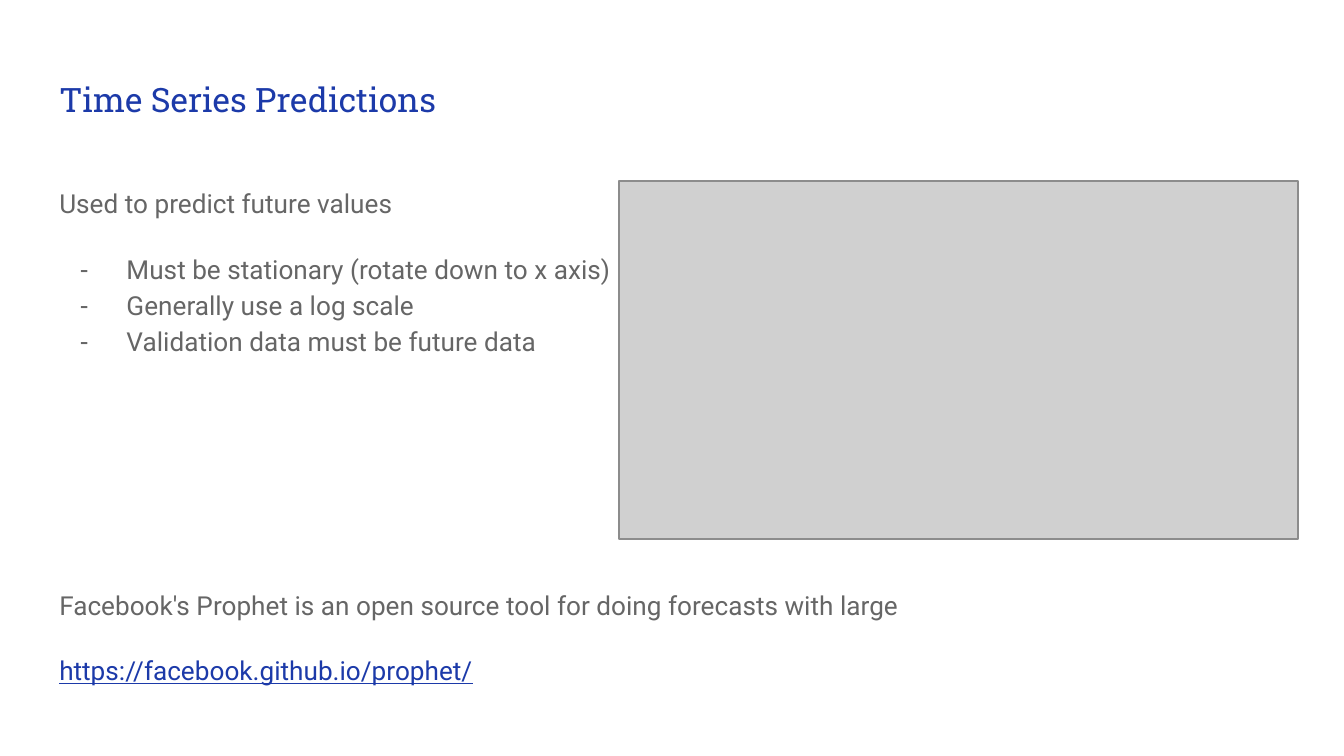
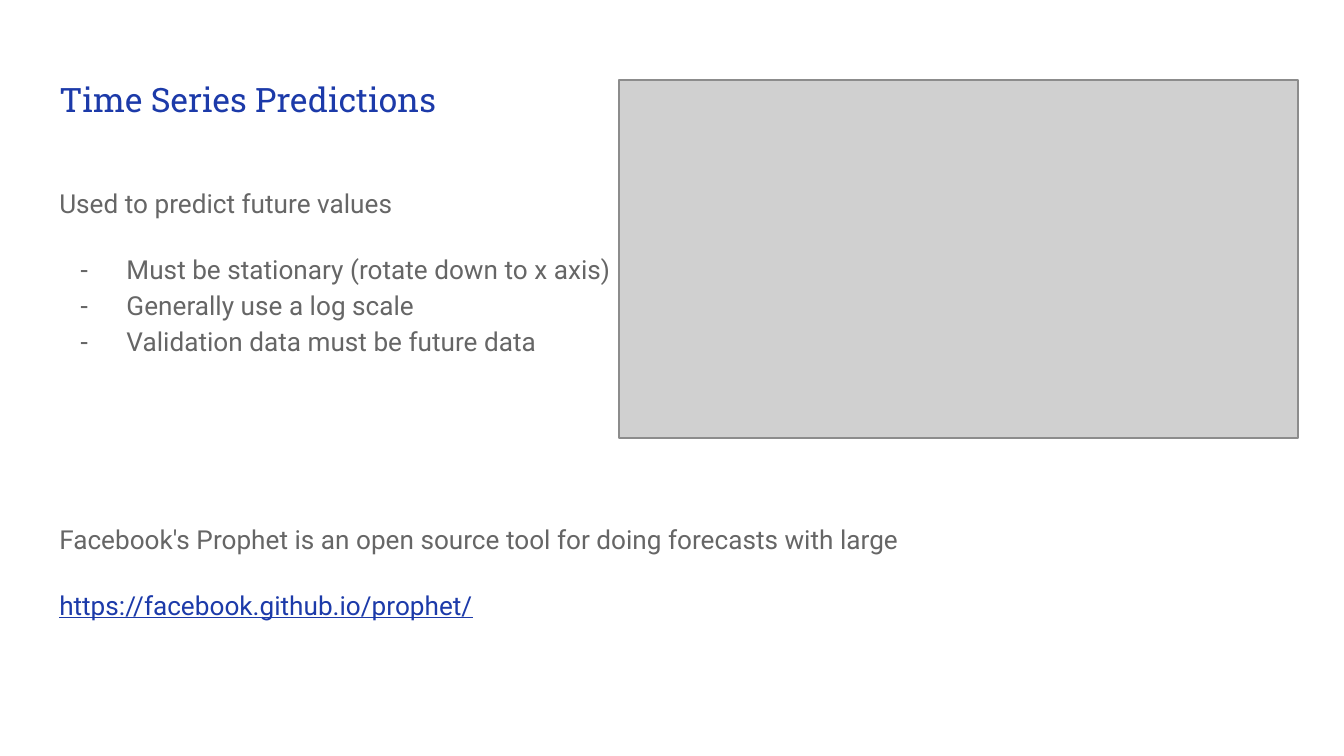
Before and after one commit to timestocome/DeepLearning-Talks, a slide deck: slide 37 of NeuralNets (under the hood)/Neural Network Math.pptx. Drawn at 1344x756 pixels with LibreOffice and Linux fonts; fonts in the diff are those of the drawing; grey boxes stand for pictures. Boxes give left, top, right and bottom in pixels: in the first picture for what was removed or moved away, otherwise in the second. Text is boxed around its words. In the diff, an @@ line names an element or a change of style, - is before the commit and + after.

```diff
--- a/NeuralNets (under the hood)/Neural Network Math.pptx
+++ b/NeuralNets (under the hood)/Neural Network Math.pptx
@@ picture: place and size @@
-picture at [620, 181, 1298, 539]
+picture at [620, 81, 1298, 438]
@@ text "Used to predict future values" rewrapped from [59, 193, 898, 686] to [59, 193, 898, 621] @@
```
Also in this commit, not shown: 15 other slides changed, 1 other file.
